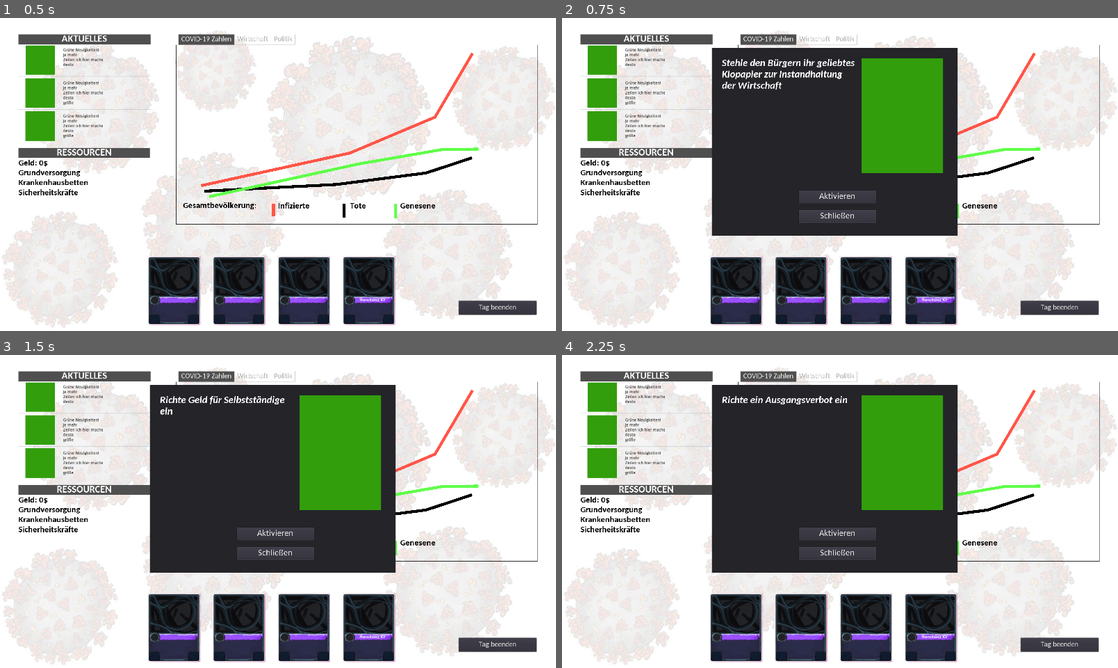
Above: before the commit, frames 1-4 (two rows, left to right).
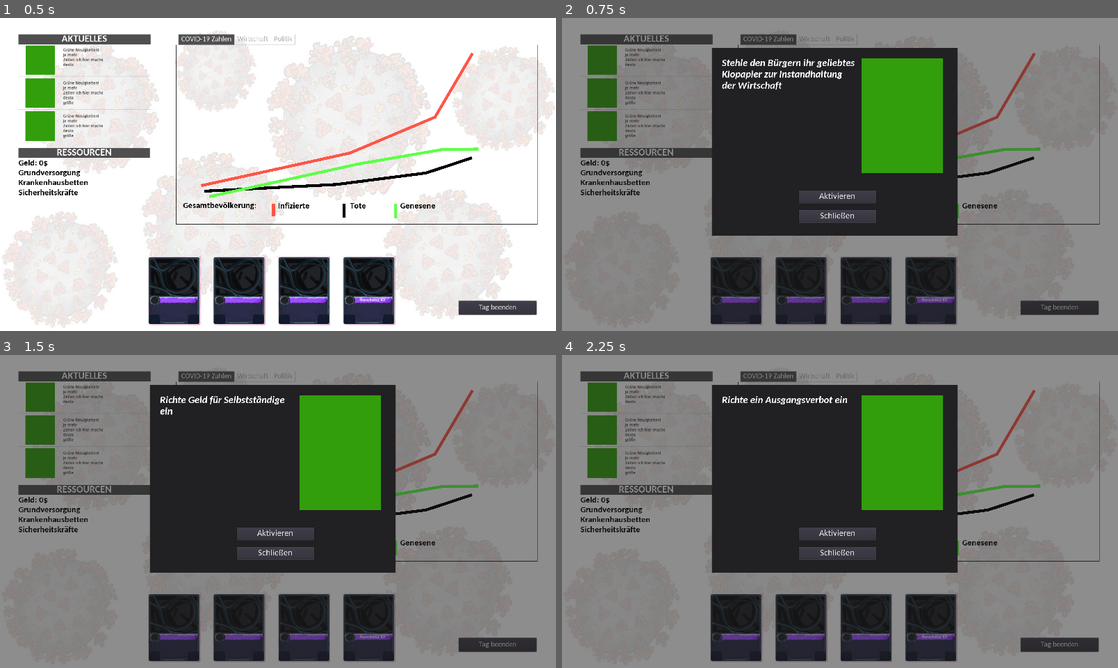
Above: after the commit, the same moments.

Repository: Cards-against-Corona/Cards-against-Corona
Game: Godot game, scene res://Scenes and Scripts/Game.tscn
The game is run twice, just before and just after one commit, with the same random seed, the same clock (stepped at 60 frames per second) and the same inputs.
Inputs (mouse positions are in pixels of both pictures, inside the frame that each line leads up to):
- Up to frame 1 (0.5 s): no input
- Up to frame 2 (0.75 s): click (734, 290) at 0.5 s
- Up to frame 3 (1.5 s): click (239, 627) at 1.25 s
- Up to frame 4 (2.25 s): click (867, 627) at 2 s

Frame 1 is identical in both runs. In frame 2, 66% of the frame differs, in the area x 0-100%, y 0-100%; in frame 3, 66%; in frame 4, 66%.

Commit message:
Desgin Kartenstack

Diff:
--- a/Scenes and Scripts/Karten.tscn
+++ b/Scenes and Scripts/Karten.tscn
@@ -6,6 +6,7 @@
 [ext_resource path="res://Scenes and Scripts/Karten.gd" type="Script" id=4]
 [ext_resource path="res://Assets/card_frame.png" type="Texture" id=5]
 [ext_resource path="res://Scenes and Scripts/EineKarte.tscn" type="PackedScene" id=6]
+[ext_resource path="res://Assets/Leichtgrau.png" type="Texture" id=7]
 
 [sub_resource type="DynamicFont" id=1]
 size = 35
@@ -80,6 +81,11 @@
 "_edit_use_anchors_": false
 }
 
+[node name="Leichtgrau" type="Sprite" parent="Infoübersicht"]
+position = Vector2( 421.978, 489.713 )
+scale = Vector2( 1.31553, 1.27188 )
+texture = ExtResource( 7 )
+
 [node name="Sprite" type="Sprite" parent="Infoübersicht"]
 position = Vector2( 658.053, 233.931 )
 scale = Vector2( 0.936938, 1.31989 )
Binary file added: Assets/Leichtgrau.png
Not shown, added: Assets/Leichtgrau.png.import
Not shown: 1 places in Scenes and Scripts/Karten.tscn that only renumber resources
